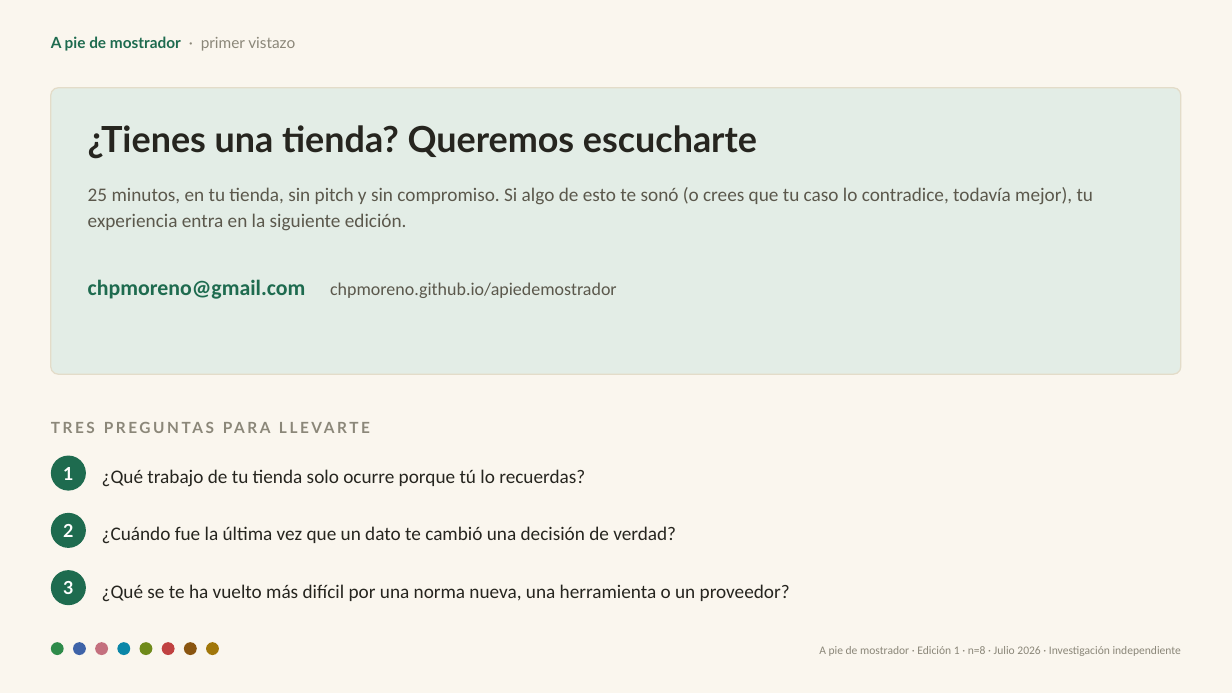
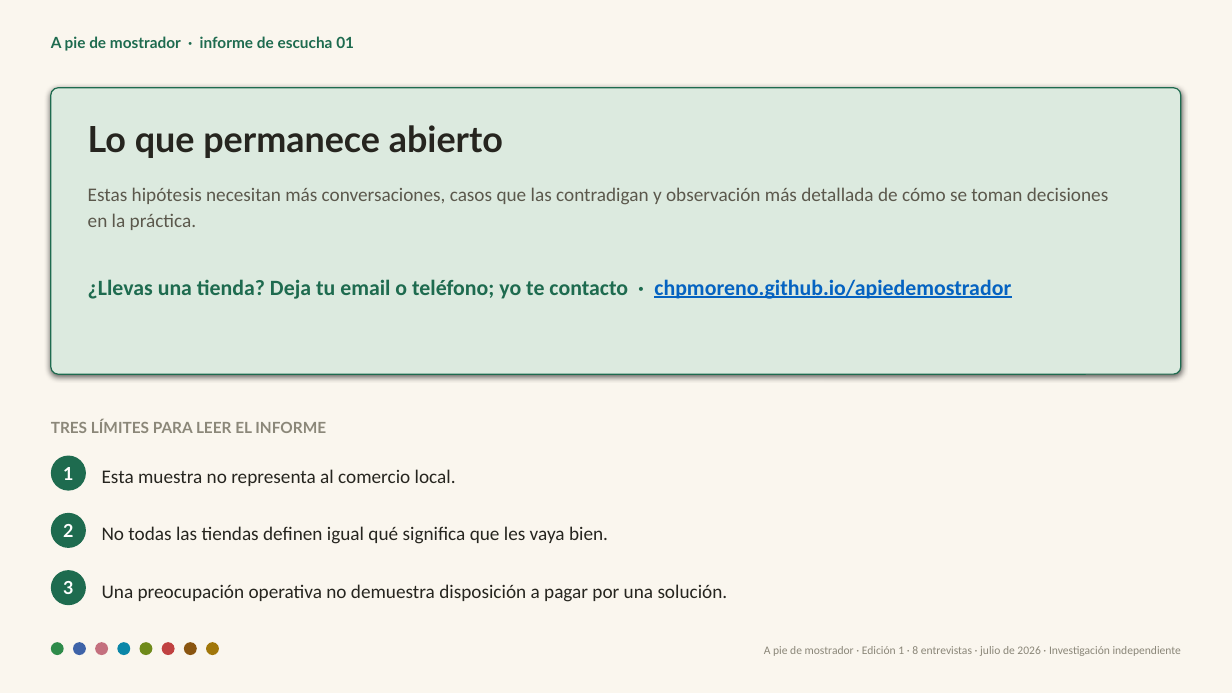
Before and after one commit to chpmoreno/apiedemostrador, a slide deck: slide 8 of apiedemostrador-deck.pptx (slide 10 before the commit). Drawn at 1232x693 pixels with LibreOffice and Linux fonts; fonts in the diff are those of the drawing. Boxes give left, top, right and bottom in pixels: in the first picture for what was removed or moved away, otherwise in the second. Text is boxed around its words. In the diff, an @@ line names an element or a change of style, - is before the commit and + after.

Commit message:
Publish contact form and report refresh

```diff
--- a/apiedemostrador-deck.pptx
+++ b/apiedemostrador-deck.pptx
@@ text at bbox=[51, 36, 354, 51]: text changed @@
-A pie de mostrador · primer vistazo
+A pie de mostrador · informe de escucha 01
@@ rounded rectangle at bbox=[51, 88, 1181, 374]: fill #E3EDE6 to #DCEADF; outline #E3DCC9 1 pt to #1E6B4F 0.94 pt @@
@@ text at bbox=[88, 125, 503, 158]: text changed @@
-¿Tienes una tienda? Queremos escucharte
+Lo que permanece abierto
@@ text at bbox=[88, 187, 1108, 230]: text changed @@
-25 minutos, en tu tienda, sin pitch y sin compromiso. Si algo de esto te sonó (o crees que tu caso lo contradice, todavía mejor), tu experiencia entra en la siguiente edición.
+Estas hipótesis necesitan más conversaciones, casos que las contradigan y observación más detallada de cómo se toman decisiones en la práctica.
@@ text at bbox=[88, 279, 1011, 299]: text changed; size 14 to 17 pt; text colour #5B584C to #1E6B4F; bold on @@
-chpmoreno@gmail.com chpmoreno.github.io/apiedemostrador
+¿Llevas una tienda? Deja tu email o teléfono; yo te contacto · chpmoreno.github.io/apiedemostrador
@@ text at bbox=[51, 419, 326, 433]: text changed @@
-TRES PREGUNTAS PARA LLEVARTE
+TRES LÍMITES PARA LEER EL INFORME
@@ text at bbox=[102, 469, 456, 486]: text changed @@
-¿Qué trabajo de tu tienda solo ocurre porque tú lo recuerdas?
+Esta muestra no representa al comercio local.
@@ text at bbox=[102, 526, 608, 544]: text changed @@
-¿Cuándo fue la última vez que un dato te cambió una decisión de verdad?
+No todas las tiendas definen igual qué significa que les vaya bien.
@@ text at bbox=[102, 584, 728, 602]: text changed @@
-¿Qué se te ha vuelto más difícil por una norma nueva, una herramienta o un proveedor?
+Una preocupación operativa no demuestra disposición a pagar por una solución.
@@ text at bbox=[764, 646, 1181, 656]: text changed @@
-A pie de mostrador · Edición 1 · n=8 · Julio 2026 · Investigación independiente
+A pie de mostrador · Edición 1 · 8 entrevistas · julio de 2026 · Investigación independiente
```
Also in this commit, not shown: 4 other slides changed, 3 slides added, 5 slides removed, 8 other files.
